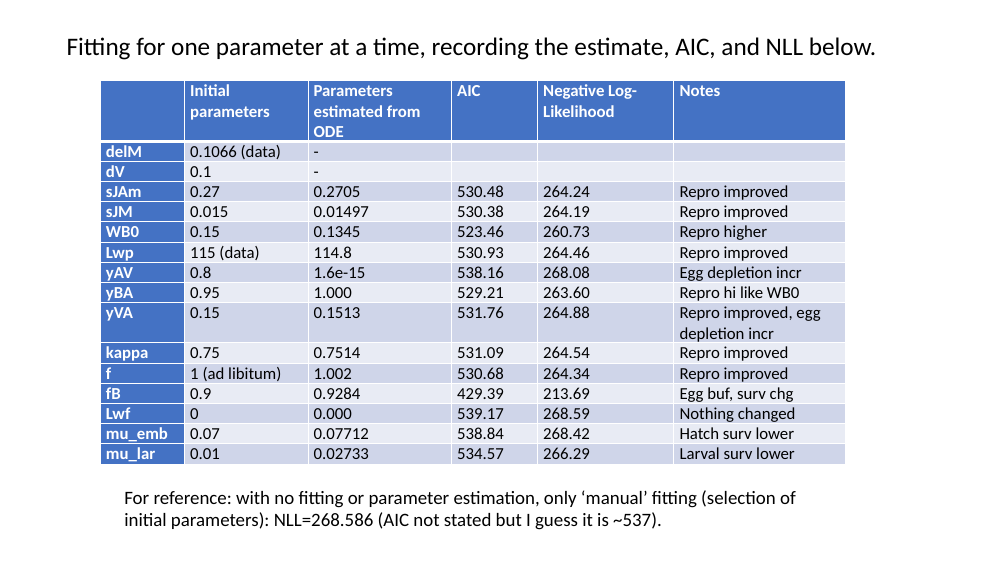
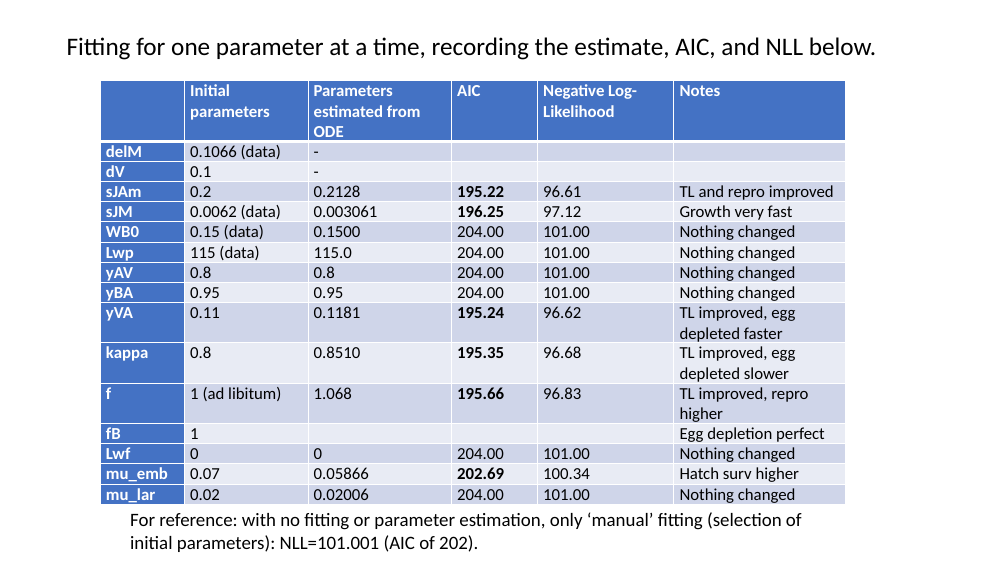
Before and after one commit to tschwemmer/MenidiaOA, a slide deck: slide 12 of DEBkiss results/Current version and updates.pptx. Drawn at 1008x567 pixels with LibreOffice and Linux fonts; fonts in the diff are those of the drawing. Boxes give left, top, right and bottom in pixels: in the first picture for what was removed or moved away, otherwise in the second. Text is boxed around its words. In the diff, an @@ line names an element or a change of style, - is before the commit and + after.

```diff
--- a/DEBkiss results/Current version and updates.pptx
+++ b/DEBkiss results/Current version and updates.pptx
@@ table at box(101, 81, 845, 507) @@
-row 4: sJAm | 0.27 | 0.2705 | 530.48 | 264.24 | Repro improved
+row 4: sJAm | 0.2 | 0.2128 | 195.22 | 96.61 | TL and repro improved
-row 5: sJM | 0.015 | 0.01497 | 530.38 | 264.19 | Repro improved
+row 5: sJM | 0.0062 (data) | 0.003061 | 196.25 | 97.12 | Growth very fast
-row 6: WB0 | 0.15 | 0.1345 | 523.46 | 260.73 | Repro higher
+row 6: WB0 | 0.15 (data) | 0.1500 | 204.00 | 101.00 | Nothing changed
-row 7: Lwp | 115 (data) | 114.8 | 530.93 | 264.46 | Repro improved
+row 7: Lwp | 115 (data) | 115.0 | 204.00 | 101.00 | Nothing changed
-row 8: yAV | 0.8 | 1.6e-15 | 538.16 | 268.08 | Egg depletion incr
+row 8: yAV | 0.8 | 0.8 | 204.00 | 101.00 | Nothing changed
-row 9: yBA | 0.95 | 1.000 | 529.21 | 263.60 | Repro hi like WB0
+row 9: yBA | 0.95 | 0.95 | 204.00 | 101.00 | Nothing changed
-row 10: yVA | 0.15 | 0.1513 | 531.76 | 264.88 | Repro improved, egg depletion incr
+row 10: yVA | 0.11 | 0.1181 | 195.24 | 96.62 | TL improved, egg depleted faster
-row 11: kappa | 0.75 | 0.7514 | 531.09 | 264.54 | Repro improved
+row 11: kappa | 0.8 | 0.8510 | 195.35 | 96.68 | TL improved, egg depleted slower
-row 12: f | 1 (ad libitum) | 1.002 | 530.68 | 264.34 | Repro improved
+row 12: f | 1 (ad libitum) | 1.068 | 195.66 | 96.83 | TL improved, repro higher
-row 13: fB | 0.9 | 0.9284 | 429.39 | 213.69 | Egg buf, surv chg
+row 13: fB | 1 |  |  |  | Egg depletion perfect
-row 14: Lwf | 0 | 0.000 | 539.17 | 268.59 | Nothing changed
+row 14: Lwf | 0 | 0 | 204.00 | 101.00 | Nothing changed
-row 15: mu_emb | 0.07 | 0.07712 | 538.84 | 268.42 | Hatch surv lower
+row 15: mu_emb | 0.07 | 0.05866 | 202.69 | 100.34 | Hatch surv higher
-row 16: mu_lar | 0.01 | 0.02733 | 534.57 | 266.29 | Larval surv lower
+row 16: mu_lar | 0.02 | 0.02006 | 204.00 | 101.00 | Nothing changed
@@ text at box(130, 512, 802, 552): text changed @@
-For reference: with no fitting or parameter estimation, only ‘manual’ fitting (selection of initial parameters): NLL=268.586 (AIC not stated but I guess it is ~537).
+For reference: with no fitting or parameter estimation, only ‘manual’ fitting (selection of initial parameters): NLL=101.001 (AIC of 202).
```
Also in this commit, not shown: 6 other slides changed, 2 slides added, 6 slides removed, 1 other file.
